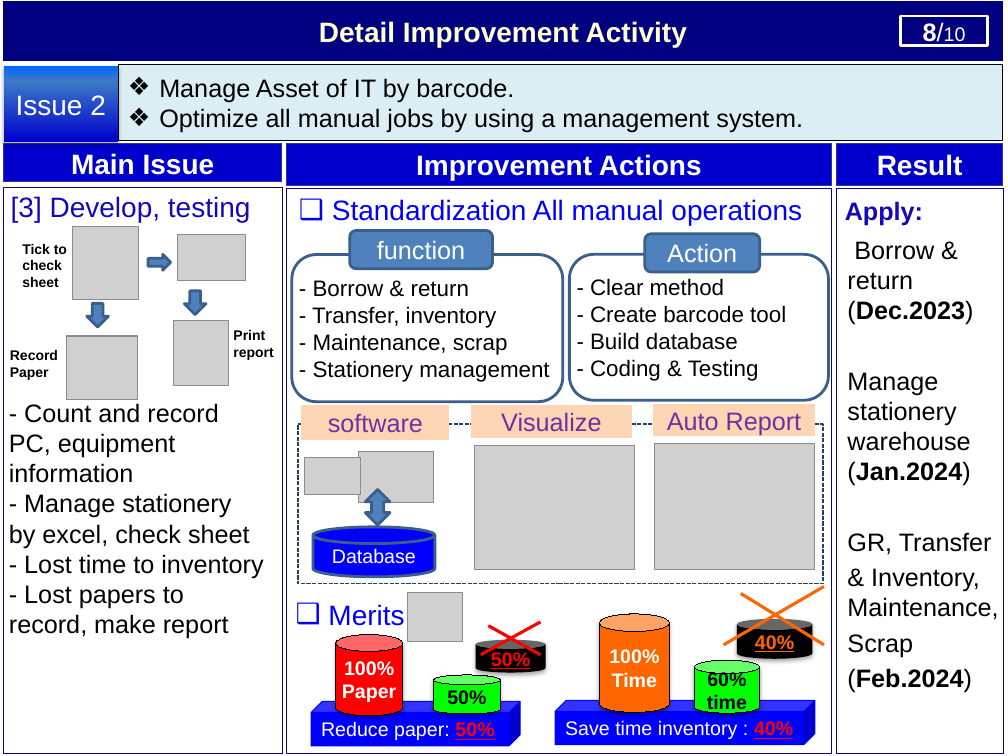
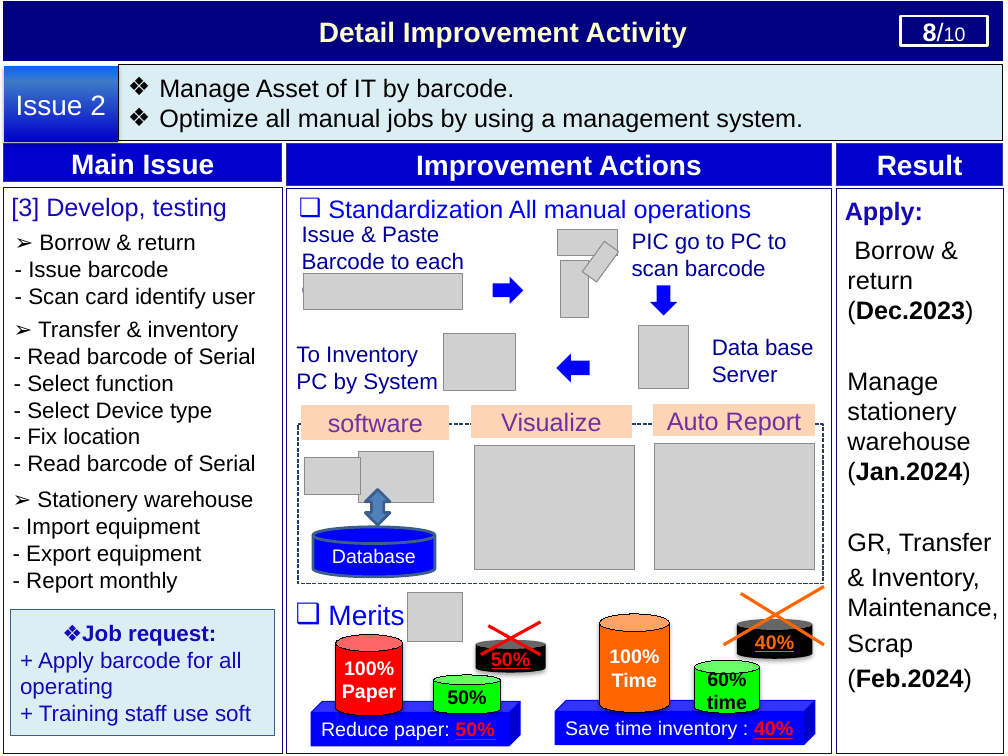
Before and after one commit to thietbicongnghevietnam/ReportPSNV, a slide deck: slide 9 of Report_test.pptx (slide 11 before the commit). Drawn at 1008x756 pixels with LibreOffice and Linux fonts; fonts in the diff are those of the drawing; grey boxes stand for pictures. Boxes give left, top, right and bottom in pixels: in the first picture for what was removed or moved away, otherwise in the second. Text is boxed around its words. In the diff, an @@ line names an element or a change of style, - is before the commit and + after.

```diff
--- a/Report_test.pptx
+++ b/Report_test.pptx
@@ text "[3] Develop, testing" at (11, 197, 227, 222): size 20 to 18 pt @@
@@ text "Standardization All manual operations" at (328, 199, 752, 223): size 20 to 18 pt @@
@@ text added at (28, 234, 255, 309), 16 pt, text #000000 @@
+➢ Borrow & return
+- Issue barcode
+- Scan card identify user
@@ text added at (302, 226, 464, 301), 16 pt, text #000099 @@
+Issue & Paste Barcode to each equipment
@@ rounded rectangle removed at (350, 231, 493, 269) @@
-function
@@ picture added at (557, 230, 618, 256) @@
@@ text added at (632, 233, 787, 277), 16 pt, text #000099 @@
+PIC go to PC to scan barcode
@@ rounded rectangle removed at (645, 234, 760, 272) @@
-Action
@@ group removed at (10, 226, 273, 399): 4 pictures, 3 texts, 2 down arrows, 1 right arrow @@
-Print report
-Record Paper
-Tick to check sheet
@@ rounded rectangle removed at (292, 255, 563, 402) @@
-- Borrow & return
-- Transfer, inventory
-- Maintenance, scrap
-- Stationery management
@@ picture added at (560, 260, 589, 318) @@
@@ rounded rectangle removed at (570, 254, 829, 400) @@
-- Clear method
-- Create barcode tool
-- Build database
-- Coding & Testing
@@ picture added at (582, 241, 619, 282) @@
@@ picture added at (303, 273, 463, 308) @@
@@ right arrow added at (493, 276, 523, 303), fill #0000FF @@
@@ right arrow added at (650, 285, 677, 315), fill #0000FF @@
@@ text added at (27, 320, 256, 472), 16 pt, text #000000 @@
+➢ Transfer & inventory
+- Read barcode of Serial
+- Select function
+- Select Device type
+- Fix location
+- Read barcode of Serial
@@ picture added at (638, 326, 688, 388) @@
@@ text added at (296, 346, 437, 394), 16 pt, text #000099 @@
+To Inventory PC by System
@@ picture added at (444, 334, 515, 391) @@
@@ left arrow added at (556, 354, 590, 383), fill #0000FF @@
@@ text added at (712, 338, 813, 383), 16 pt, text #000099 @@
+Data base Server
@@ text removed at (9, 403, 263, 639) @@
-- Count and record PC, equipment information
-- Manage stationery by excel, check sheet
-- Lost time to inventory
-- Lost papers to record, make report
@@ text added at (26, 490, 253, 593), 16 pt, text #000000 @@
+➢ Stationery warehouse
+- Import equipment
+- Export equipment
+- Report monthly
@@ rectangle added at (10, 610, 274, 736), fill #DBEEF4, outline #3A5F8C 0.25 pt, 16 pt, text #1508B8 @@
+❖Job request:
++ Apply barcode for all operating
++ Training staff use soft
```
Also in this commit, not shown: 7 other slides changed, 1 slide removed, 1 other file.
